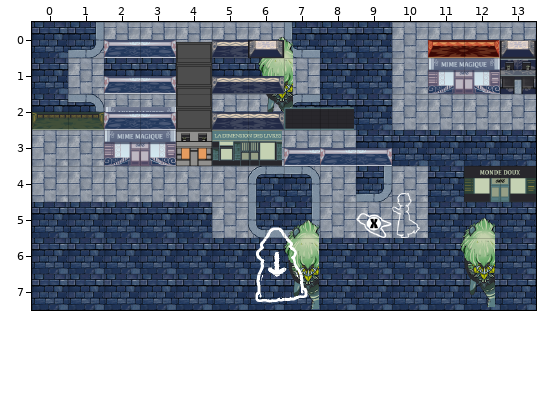
Tiled map -- cityoflight/core/assets/jsons/Level4.tmx. The first picture shows the starting point.
Cells are 64x64 px. Shown: x 0..13, y 0..7.
After:
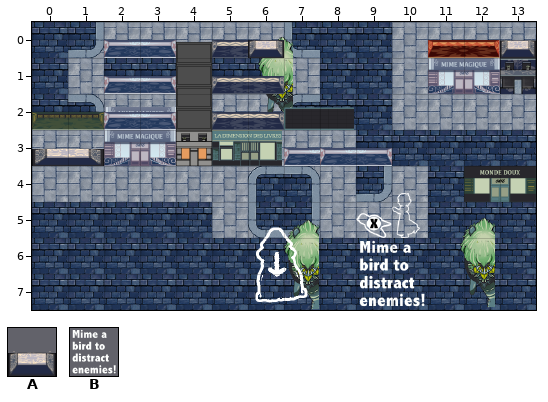
Key: from "64_building_short_side": A 0; from "bird_text": B 0.
_ is an empty cell, . an unchanged one.
Objects are placed by their top-left corner, in cells (3,4 is the top-left corner of cell 3,4); size is 1x1 cell unless given.
From the commit log: added more tutorial text
The edit:
--- layer "Buildings"
+A "building5" at 0,3 size 2x1
--- layer "Tutorial"
@@ x 9..9 @@
-7 _
+7 B
